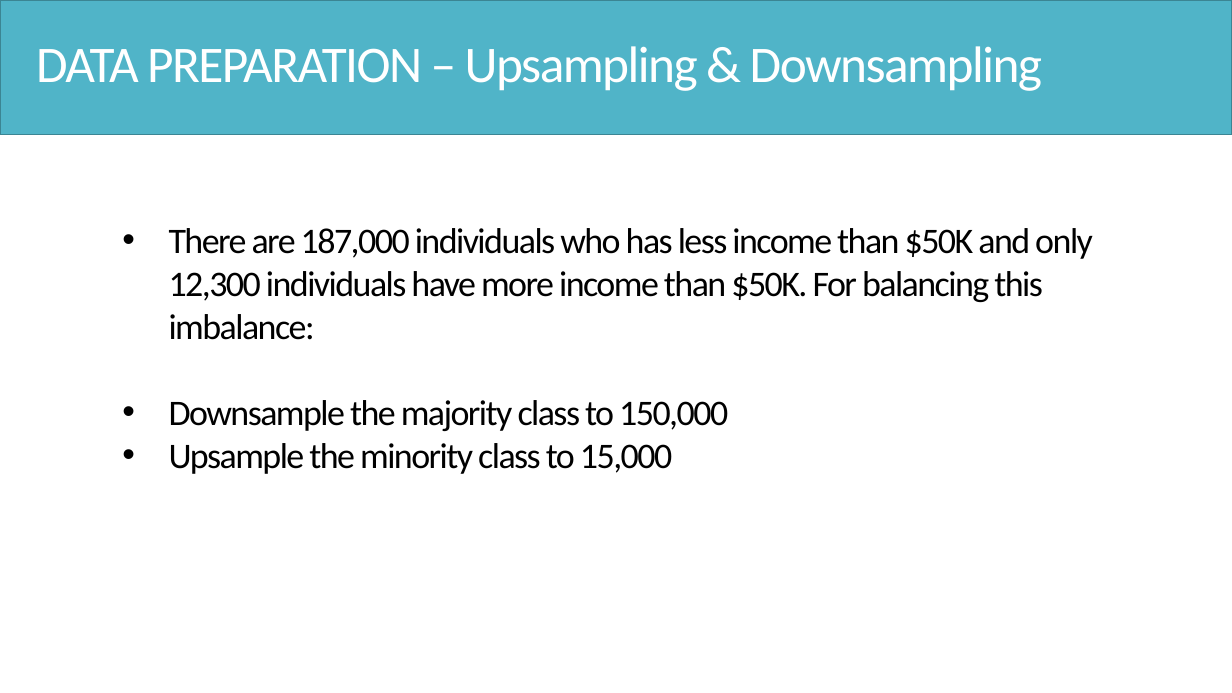
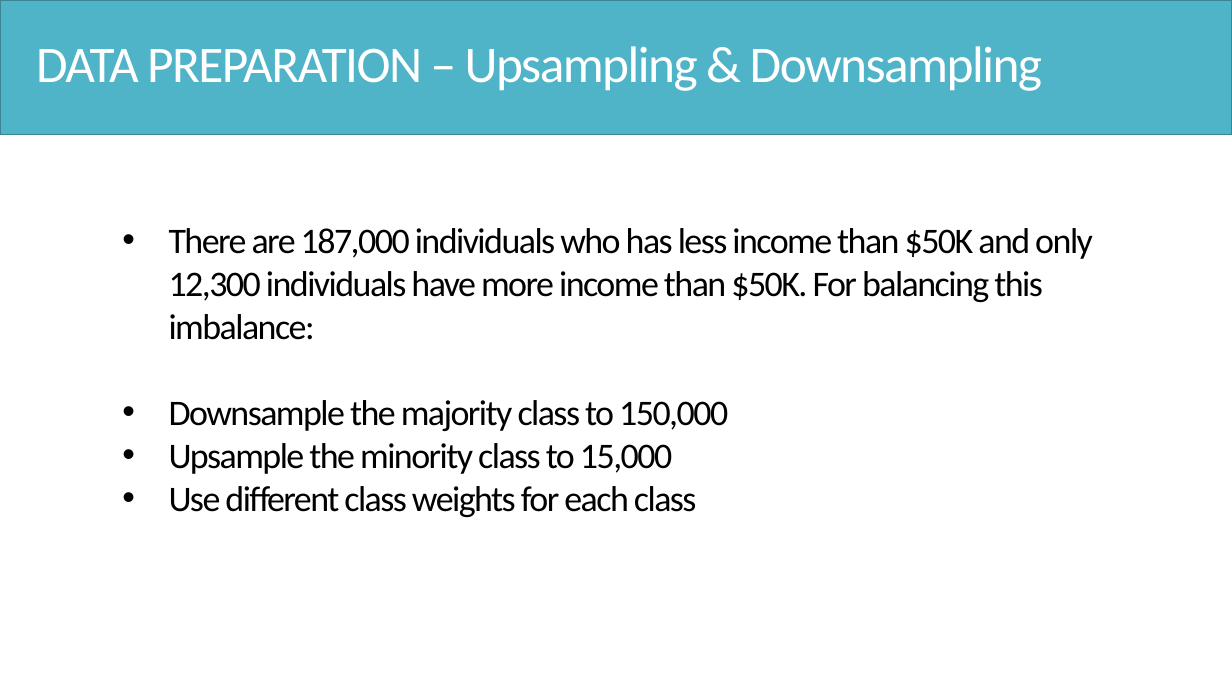
Before and after one commit to Hsgngr/dataiku_income_classification, a slide deck: slide 19 of Task_Presentation.pptx (slide 16 before the commit). Drawn at 1232x693 pixels with LibreOffice and Linux fonts; fonts in the diff are those of the drawing. Boxes give left, top, right and bottom in pixels: in the first picture for what was removed or moved away, otherwise in the second. Text is boxed around its words. In the diff, an @@ line names an element or a change of style, - is before the commit and + after.

```diff
--- a/Task_Presentation.pptx
+++ b/Task_Presentation.pptx
@@ text at <box>169,486,697,517</box>: paragraph added @@
+• Use different class weights for each class
```
Also in this commit, not shown: 3 other slides changed, 9 slides added, 1 slide removed, 1 other file.
